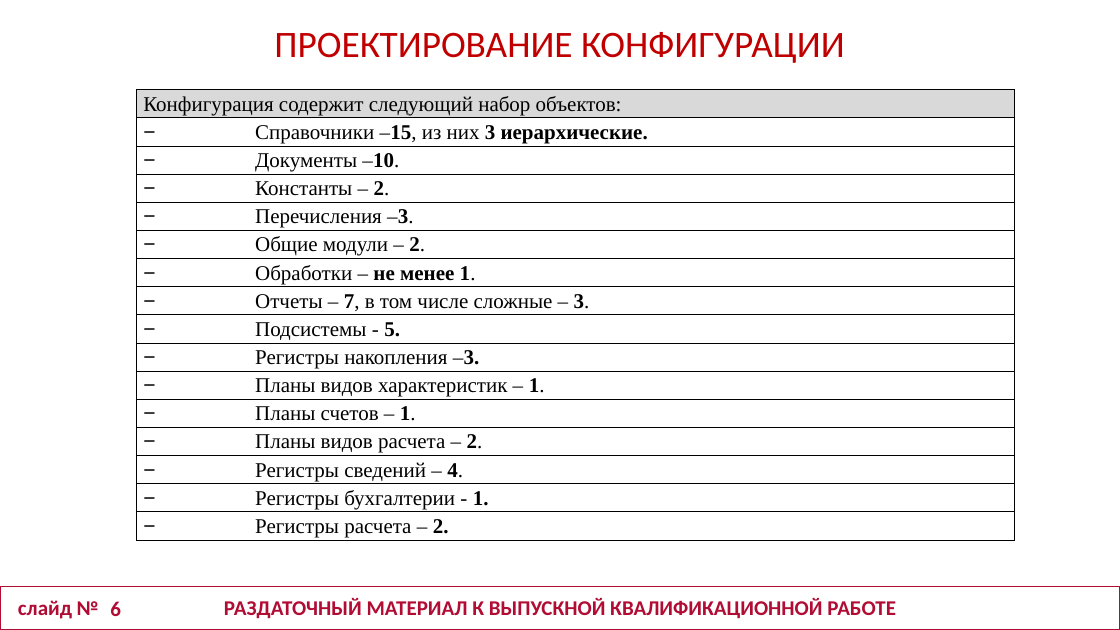
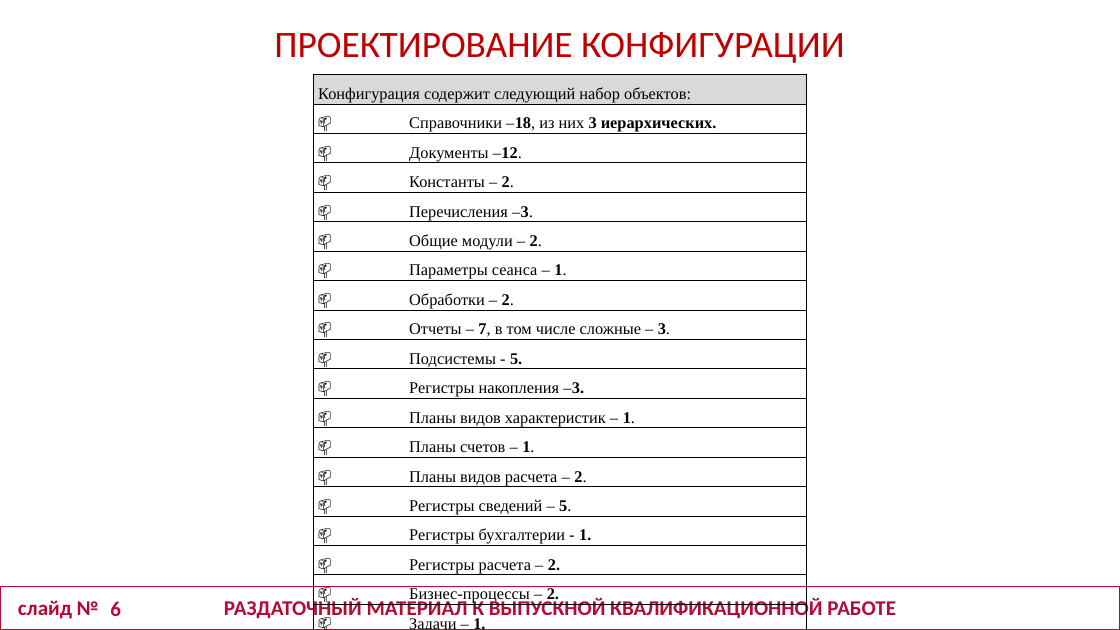
Before and after one commit to TimofeevaIana/VKR, a slide deck: slide 6 of ТимофееваЯС_презентация.pptx. Drawn at 1120x630 pixels with LibreOffice and Linux fonts; fonts in the diff are those of the drawing; background and template pictures are left out. Boxes give left, top, right and bottom in pixels: in the first picture for what was removed or moved away, otherwise in the second. Text is boxed around its words. In the diff, an @@ line names an element or a change of style, - is before the commit and + after.

```diff
--- a/ТимофееваЯС_презентация.pptx
+++ b/ТимофееваЯС_презентация.pptx
@@ table at bbox=[313, 75, 807, 630] @@
-row 2: − Справочники –15, из них 3 иерархические.
-row 3: − Документы –10.
-row 4: − Константы – 2.
-row 5: − Перечисления –3.
-row 6: − Общие модули – 2.
-row 7: − Обработки – не менее 1.
-row 8: − Отчеты – 7, в том числе сложные – 3.
-row 9: − Подсистемы - 5.
-row 10: − Регистры накопления –3.
-row 11: − Планы видов характеристик – 1.
-row 12: − Планы счетов – 1.
-row 13: − Планы видов расчета – 2.
-row 14: − Регистры сведений – 4.
-row 15: − Регистры бухгалтерии - 1.
-row 16: − Регистры расчета – 2.
+row 2: 📫 Справочники –18, из них 3 иерархических.
+row 3: 📫 Документы –12.
+row 4: 📫 Константы – 2.
+row 5: 📫 Перечисления –3.
+row 6: 📫 Общие модули – 2.
+row 7: 📫 Параметры сеанса – 1.
+row 8: 📫 Обработки – 2.
+row 9: 📫 Отчеты – 7, в том числе сложные – 3.
+row 10: 📫 Подсистемы - 5.
+row 11: 📫 Регистры накопления –3.
+row 12: 📫 Планы видов характеристик – 1.
+row 13: 📫 Планы счетов – 1.
+row 14: 📫 Планы видов расчета – 2.
+row 15: 📫 Регистры сведений – 5.
+row 16: 📫 Регистры бухгалтерии - 1.
+row 17: 📫 Регистры расчета – 2.
+row 18: 📫 Бизнес-процессы – 2.
+row 19: 📫 Задачи – 1.
@@ table: place and size @@
-table at bbox=[137, 90, 1015, 542]
+table at bbox=[313, 75, 807, 630]
```
